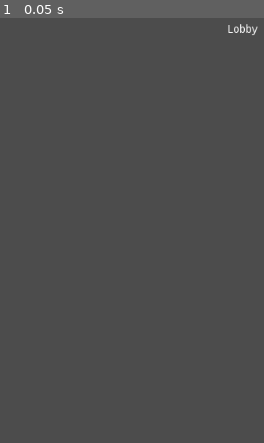
Above: before the commit, frame 1.
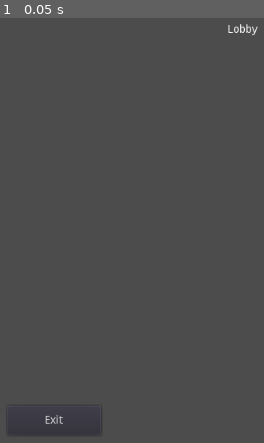
Above: after the commit, the same moment.

Repository: Unsustainable-Enterprise/game
Game: Godot game, scene res://scenes/Lobby.tscn
Two runs of this game, one before a commit and one after it. Both use one fixed random seed, a clock stepped at 60 frames per second and the inputs below. This scene is started directly instead of the project's main scene.
Inputs:
- Up to frame 1 (0.05 s): no input

The runs differ from the first frame. In frame 1, 0.1% of the frame differs, in the area x 4-37%, y 93-98%.
Error before the commit: Unable to iterate on object of type 'Nil'. (res://scripts/Lobby.gd:11)
Error after the commit: Unable to iterate on object of type 'Nil'. (res://scripts/Lobby.gd:21)

Commit message:
added lobby logic when creating lobby

Diff:
--- a/scenes/Lobby.tscn
+++ b/scenes/Lobby.tscn
@@ -7,6 +7,8 @@
 anchor_bottom = 1.0
 script = ExtResource( 1 )
 participant_names_path = NodePath("ParticipantNames")
+start_lobby_path = NodePath("StartLobby")
+exit_lobby_path = NodePath("ExitLobby")
 
 [node name="ParticipantNames" type="RichTextLabel" parent="."]
 margin_left = 25.0
@@ -20,3 +22,20 @@
 margin_right = 514.0
 margin_bottom = 47.0
 text = "Lobby"
+
+[node name="StartLobby" type="Button" parent="."]
+margin_left = 558.0
+margin_top = 510.0
+margin_right = 678.0
+margin_bottom = 548.0
+text = "Start"
+
+[node name="ExitLobby" type="Button" parent="."]
+margin_left = 181.0
+margin_top = 506.0
+margin_right = 301.0
+margin_bottom = 544.0
+text = "Exit"
+
+[connection signal="pressed" from="StartLobby" to="." method="_on_start_lobby_pressed"]
+[connection signal="pressed" from="ExitLobby" to="." method="_on_exit_lobby_pressed"]
--- a/scripts/DataManager.gd
+++ b/scripts/DataManager.gd
@@ -7,6 +7,8 @@
 var participants setget set_participants, get_participants
 
 var is_host setget set_is_host, get_is_host
+
+var pin setget set_pin, get_pin
 
 func set_user_name(name):
 	user_name = name
@@ -33,3 +35,9 @@
 
 func get_is_host():
    return is_host
+
+func set_pin(value):
+	pin = value
+
+func get_pin():
+   return pin
--- a/scripts/Lobby.gd
+++ b/scripts/Lobby.gd
@@ -5,8 +5,25 @@
 export var participant_names_path: NodePath
 onready var participant_names: RichTextLabel = get_node(participant_names_path)
 
+export var start_lobby_path: NodePath
+onready var start_lobby: Button = get_node(start_lobby_path)
+
+export var exit_lobby_path: NodePath
+onready var exit_lobby: Button = get_node(exit_lobby_path)
 
 func _ready():
+	if data_manager.get_is_host():
+		start_lobby.visible = true
+	else:
+		start_lobby.visible = false
+
 	var participants = data_manager.get_participants()
 	for name in participants:
 		participant_names.text += name + "\n"
+
+func _on_exit_lobby_pressed():
+	pass # Replace with function body.
+
+
+func _on_start_lobby_pressed():
+	pass # Replace with function body.
--- a/scripts/ReceiveMessages.gd
+++ b/scripts/ReceiveMessages.gd
@@ -5,7 +5,7 @@
 func create_lobby(data):
 	print("create_lobby_response")
 	print(data)
-	add_data_manager(data.token, data.message.user_name, data.message.participants, false)
+	add_data_manager(data.token, data.message.user_name, [data.message.user_name], true, data.message.pin)
 	if get_tree().change_scene("res://scenes/Lobby.tscn") != OK:
 		print ("An unexpected error occured when trying to switch scenes")
 
@@ -20,8 +20,10 @@
 	print("participant_joined_lobby")
 	print(data)
 
-func add_data_manager(token, user_name, participants, is_host):
+func add_data_manager(token, user_name, participants, is_host, pin = ""):
 	data_manager.set_token(token)
 	data_manager.set_user_name(user_name)
 	data_manager.set_participants(participants)
-	data_manager.set_participants(is_host)
+	data_manager.set_is_host(is_host)
+	if(is_host):
+		data_manager.set_pin(pin)
